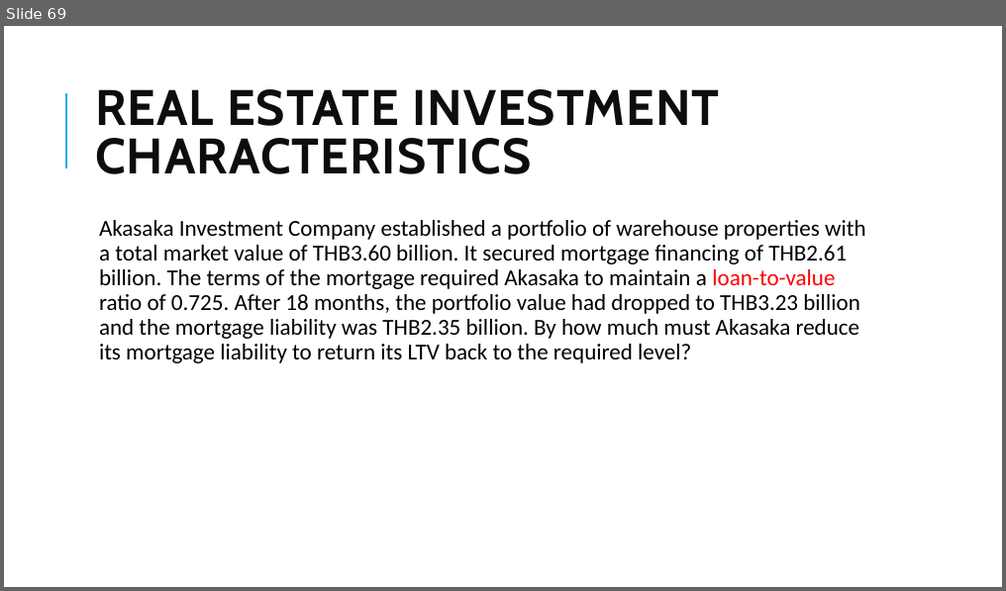
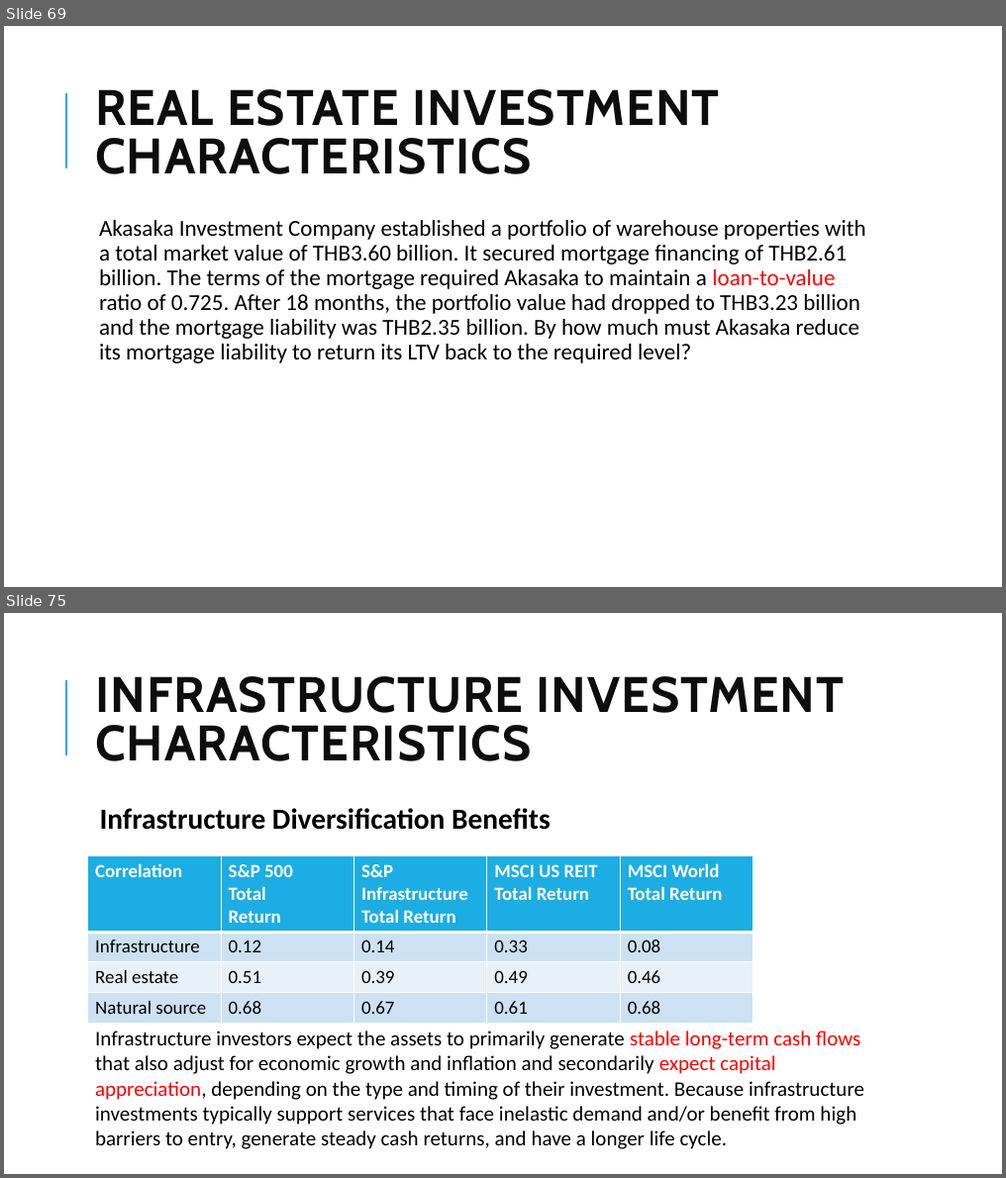
Before and after one commit to Isco0530/data, a slide deck: 2024Alternative.pptx. Shown one above the other, each under a label of ours: slide 69 before the commit, slides 69 and 75 after it; the slides between them are not shown. The pictures are 1006x591 and 1006x1178 pixels, drawn with LibreOffice and Linux fonts; fonts in the diff are those of the drawing. Boxes give left, top, right and bottom in pixels: in the first picture for what was removed or moved away, otherwise in the second. Text is boxed around its words. In the diff, an @@ line names an element or a change of style, - is before the commit and + after.

```diff
--- a/2024Alternative.pptx
+++ b/2024Alternative.pptx
@@ slide 75 added at box(4, 613, 1002, 1174), background #FFFFFF; not listed: 1 template element that a slide beside it also shows @@
@@ title added at box(95, 676, 845, 761), 48 pt, text #0D0D0D, bold @@
+INFRASTRUCTURE INVESTMENT
+CHARACTERISTICS
@@ text added at box(100, 808, 550, 830), 28 pt, text #000000, bold @@
+  Infrastructure Diversification Benefits
@@ table added at box(88, 857, 754, 1023), 4 rows, 5 columns @@
+Correlation | S&P 500 / Total / Return | S&P / Infrastructure / Total Return | MSCI US REIT / Total Return | MSCI World / Total Return
+Infrastructure | 0.12 | 0.14 | 0.33 | 0.08
+Real estate | 0.51 | 0.39 | 0.49 | 0.46
+Natural source | 0.68 | 0.67 | 0.61 | 0.68
@@ text added at box(95, 1031, 864, 1150), 20 pt, text #000000 @@
+Infrastructure investors expect the assets to primarily generate stable long-term cash flows that also adjust for economic growth and inflation and secondarily expect capital appreciation, depending on the type and timing of their investment. Because infrastructure investments typically support services that face inelastic demand and/or benefit from high barriers to entry, generate steady cash returns, and have a longer life cycle.
```
Also in this commit, not shown: 3 slides changed, 2 other slides added.
